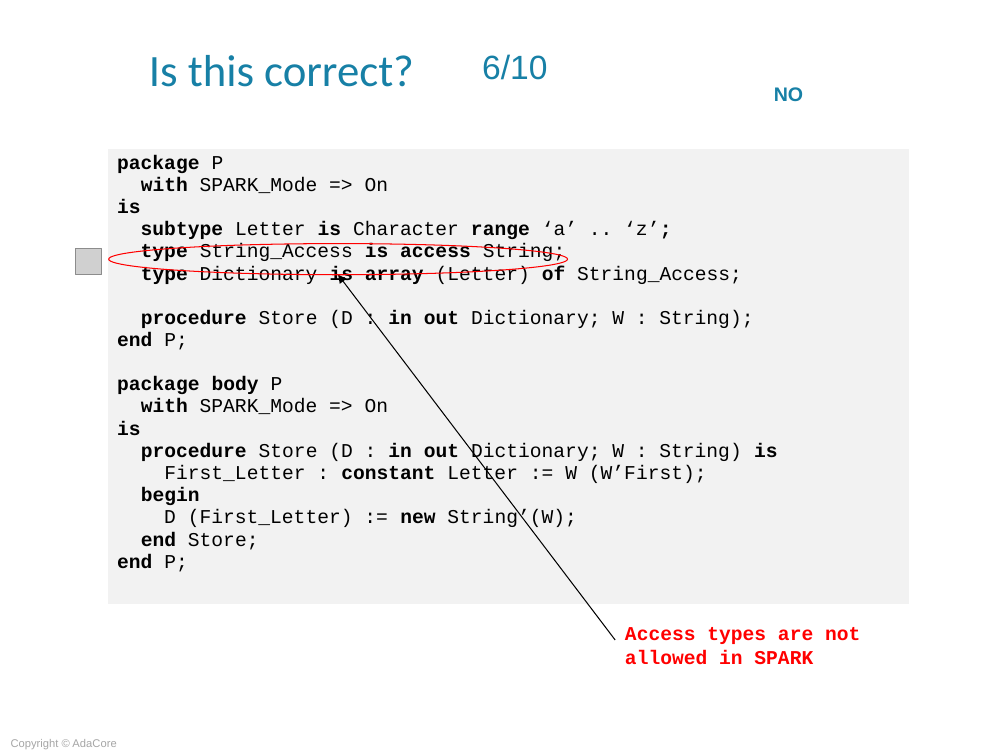
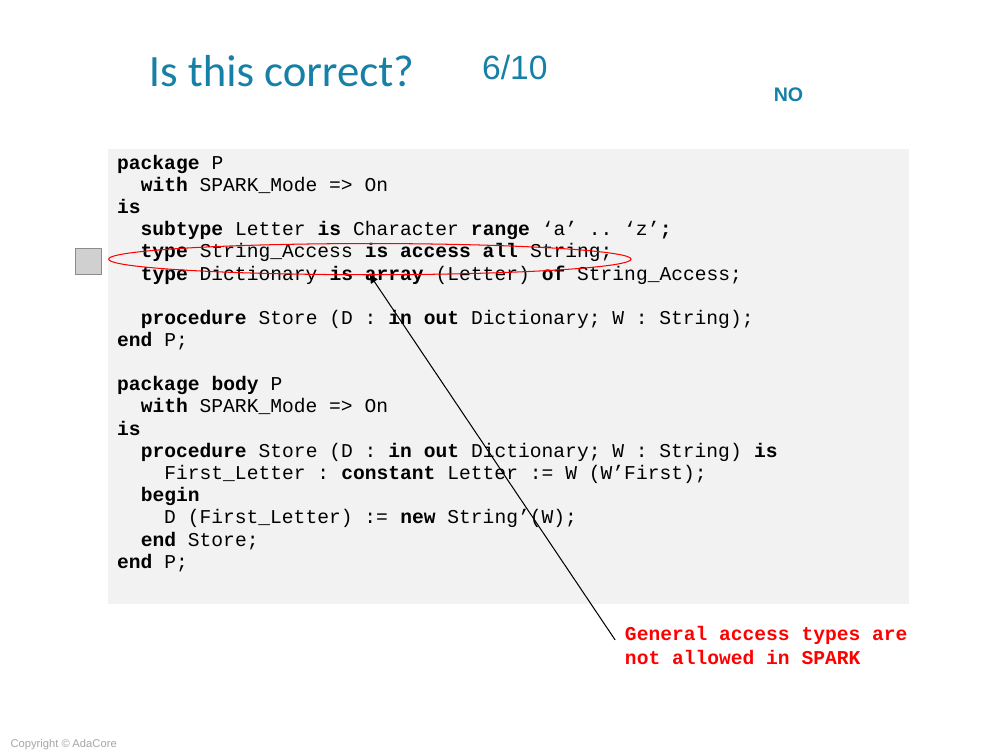
Before and after one commit to AdaCoreU/Courses, a slide deck: slide 27 of lectures/06_SPARK_2014/01_Overview/Slides/01_Overview.ppt. Drawn at 1008x756 pixels with LibreOffice and Linux fonts; fonts in the diff are those of the drawing; grey boxes stand for pictures; background and template pictures are left out. Boxes give left, top, right and bottom in pixels: in the first picture for what was removed or moved away, otherwise in the second. Text is boxed around its words. In the diff, an @@ line names an element or a change of style, - is before the commit and + after.

Commit message:
Update with support for access types

```diff
--- a/lectures/06_SPARK_2014/01_Overview/Slides/01_Overview.ppt
+++ b/lectures/06_SPARK_2014/01_Overview/Slides/01_Overview.ppt
@@ table at (107, 148, 908, 605) @@
-row 1, column 1: package P / with SPARK_Mode => On / is / subtype Letter is Character range ‘a’ .. ‘z’; / type String_Access is access String; / type Dictionary is array (Letter) of String_Access; / procedure Store (D : in out Dictionary; W : String); / end P; / package body P / with SPARK_Mode => On / is / procedure Store (D : in out Dictionary; W : String) is / First_Letter : constant Letter := W (W’First); / begin / D (First_Letter) := new String’(W); / end Store; / end P;
+row 1, column 1: package P / with SPARK_Mode => On / is / subtype Letter is Character range ‘a’ .. ‘z’; / type String_Access is access all String; / type Dictionary is array (Letter) of String_Access; / procedure Store (D : in out Dictionary; W : String); / end P; / package body P / with SPARK_Mode => On / is / procedure Store (D : in out Dictionary; W : String) is / First_Letter : constant Letter := W (W’First); / begin / D (First_Letter) := new String’(W); / end Store; / end P;
@@ ellipse: place and size @@
-ellipse at (109, 244, 568, 275)
+ellipse at (109, 244, 631, 275)
@@ arrow moved from (615, 640) - (338, 274) to (615, 640) - (370, 274) @@
@@ text at (625, 627, 907, 665): text changed @@
-Access types are not allowed in SPARK
+General access types are not allowed in SPARK
```
Also in this commit, not shown: 3 other slides changed, 1 other file.
